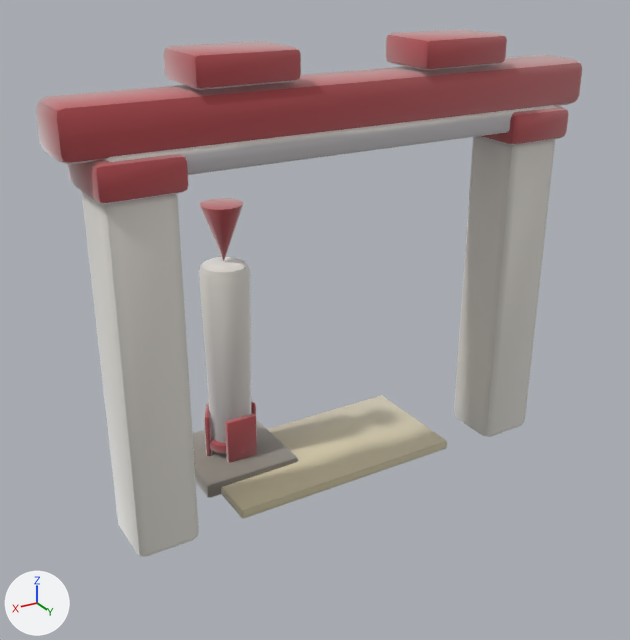
The glTF model assets/models/gates/a18a3556.glb: old version first, new version second.
Rendered twice from a 50 mm camera at (4.06, 6.26, 4.86) aimed at (0.13, -0.28, 1.59). Every picture has the same lights, and +X, +Y and +Z are marked at lower left. The first picture is the older version. Vertices at exactly the same position are counted once.

Script lines for the objects in view, before the commit:
```python
me_gate_a18a3556 = bpy.data.meshes.new('gate_a18a3556')
me_gate_a18a3556.from_pydata(...)  # 1001 vertices, 1934 faces; spans x -2.51..2.51, y -1.26..0.36, z -0.04..4.16
# faces by material slot: [360, 1098, 108, 108, 120, 32, 108]
me_gate_a18a3556.materials.append(mat_clay__f5f1e8_0_93)
me_gate_a18a3556.materials.append(mat_clay__c24a50_0_93)
me_gate_a18a3556.materials.append(mat_clay__fffdf4_0_93)
me_gate_a18a3556.materials.append(mat_clay__8a8378_0_93)
me_gate_a18a3556.materials.append(mat_clay__c24a50_0_92)
me_gate_a18a3556.materials.append(mat_clay__ff9a3a_0_92__ff9a3a)
me_gate_a18a3556.materials.append(mat_clay__d8cca8_0_93)
ob_gate_a18a3556 = bpy.data.objects.new('gate_a18a3556', me_gate_a18a3556)
ob_gate_a18a3556.location = (0.0, 0.0, 0.0)
```
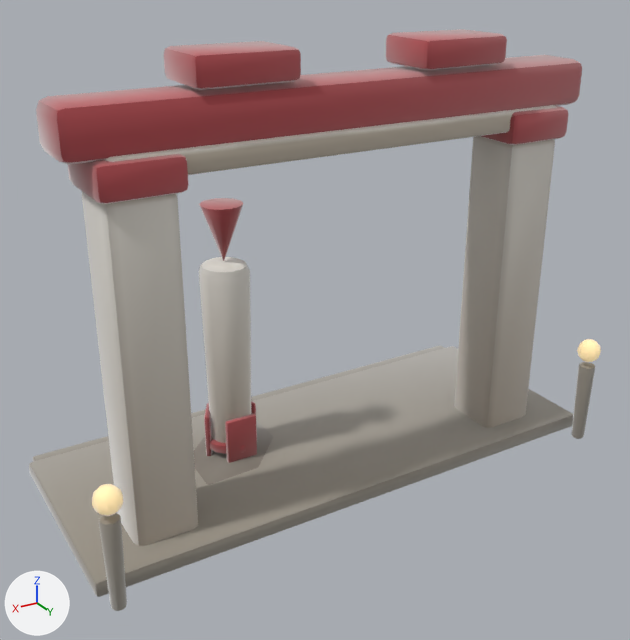
Location of each change, (x1, y1, x2, y2) in pixels of the pictures (630 x 640 px):
'gate_a18a3556', reshaped (10% taller)
    before: (36, 29, 582, 556)
    after: (29, 29, 601, 611)
part 1 of me_gate_a18a3556, added
    after: (29, 346, 573, 597)
part 2 of me_gate_a18a3556, added
    after: (571, 362, 595, 439)
part 3 of me_gate_a18a3556, added
    after: (99, 513, 127, 611)
part 4 of me_gate_a18a3556, added (mostly hidden)
    after: (33, 345, 444, 462)
part 5 of me_gate_a18a3556, added (beige)
    after: (577, 339, 601, 362)
part 6 of me_gate_a18a3556, added (beige)
    after: (92, 484, 123, 516)
part 7 of me_gate_a18a3556, recoloured
    before: (104, 113, 546, 556)
    after: (104, 113, 546, 546)

What changed in the scene script:
```text
Add mat_clay__b9b2a2_0_93:
    mat_clay__b9b2a2_0_93 = bpy.data.materials.new('clay_#B9B2A2_0.93_-')
    # nodes: BsdfPrincipled, Mix, OutputMaterial, VertexColor
    # colours: grey #b9b2a2, mixed with the vertex colours
Add mat_clay__ffe2a8_0_95__ffe2a8:
    mat_clay__ffe2a8_0_95__ffe2a8 = bpy.data.materials.new('clay_#FFE2A8_0.95_#FFE2A8')
    # nodes: BsdfPrincipled, Mix, OutputMaterial, VertexColor
    # colours: beige #bca67a, beige #ffe2a8, mixed with the vertex colours
Add mat_clay__9e978a_0_93:
    mat_clay__9e978a_0_93 = bpy.data.materials.new('clay_#9E978A_0.93_-')
    # nodes: BsdfPrincipled, Mix, OutputMaterial, VertexColor
    # colours: grey #9e978a, mixed with the vertex colours
Change me_gate_a18a3556:
    used by ob_gate_a18a3556; location = (0.0, 0.0, 0.0)
    remove me_gate_a18a3556.from_pydata(...)  # 1001 vertices, 1934 faces; spans x -2.51..2.51, y -1.26..0.36, z -0.04..4.16
    add me_gate_a18a3556.from_pydata(...)  # 1501 vertices, 2906 faces; spans x -2.69..2.69, y -1.71..0.84, z -0.04..4.16
    me_gate_a18a3556 part 1: the loose piece of 56 vertices spanning x -1.2..1.2, y -1.0..0.2, z 0.0..0.1 is copied, and the copy is multiplied about its middle by the matrix ((2.249, -0.001, 0.01), (0.002, 1.752, 0.006), (0.002, -0.001, 1.606)), then moved by (0.0, -0.1, 0.03), in mat_clay__9e978a_0_93; it spans x -2.69..2.69, y -1.55..0.55, z 0.0..0.16
    me_gate_a18a3556 part 2: a new loose piece of 114 vertices spanning x -2.64..-2.47, y 0.64..0.81, z -0.01..0.86, in mat_clay__9e978a_0_93
    me_gate_a18a3556 part 3: a new loose piece of 114 vertices spanning x 2.47..2.64, y 0.64..0.8, z 0.0..0.86, in mat_clay__9e978a_0_93
    me_gate_a18a3556 part 4: a new loose piece of 56 vertices spanning x -2.62..2.61, y -1.71..-1.37, z 0.0..0.12, in mat_clay__9e978a_0_93
    me_gate_a18a3556 part 5: a new loose piece of 52 vertices spanning x -2.67..-2.44, y 0.61..0.84, z 0.9..1.14, in mat_clay__ffe2a8_0_95__ffe2a8
    me_gate_a18a3556 part 6: a new loose piece of 52 vertices spanning x 2.43..2.68, y 0.6..0.83, z 0.9..1.14, in mat_clay__ffe2a8_0_95__ffe2a8
    me_gate_a18a3556 part 7: 1860 kept faces spanning x -2.51..2.51, y -1.26..0.36, z -0.04..4.14 get new vertex colours; the middle colour goes from light grey #d3d1d7 to light grey #c5beb6
    other edits to the shape of me_gate_a18a3556 do not show in these pictures
    add me_gate_a18a3556.materials.append(mat_clay__9e978a_0_93)
    add me_gate_a18a3556.materials.append(mat_clay__b9b2a2_0_93)
    add me_gate_a18a3556.materials.append(mat_clay__ffe2a8_0_95__ffe2a8)
```
